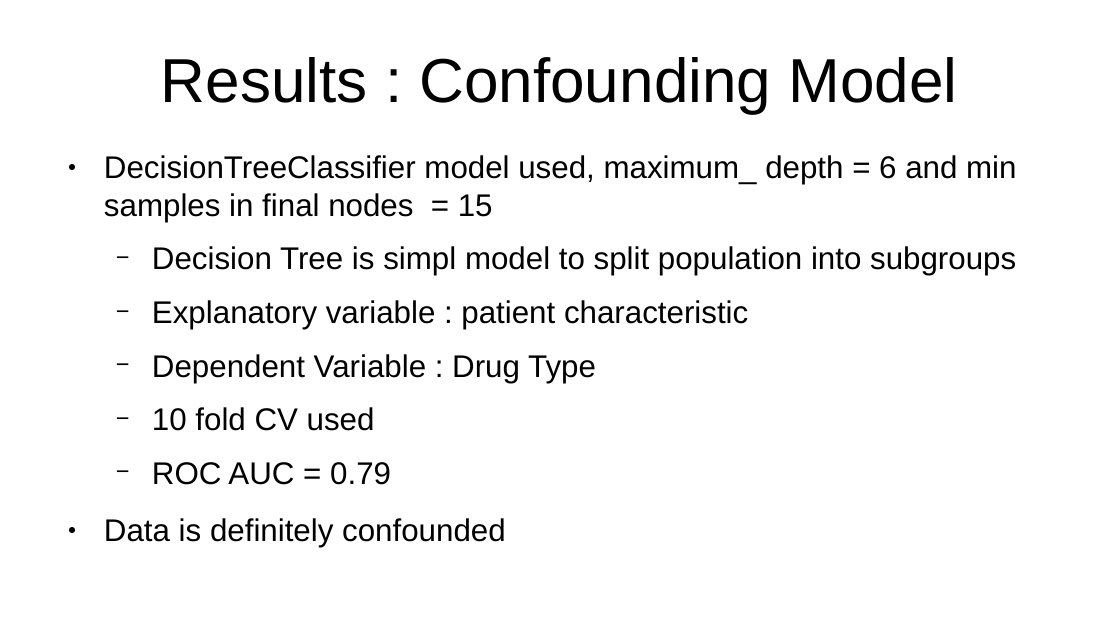
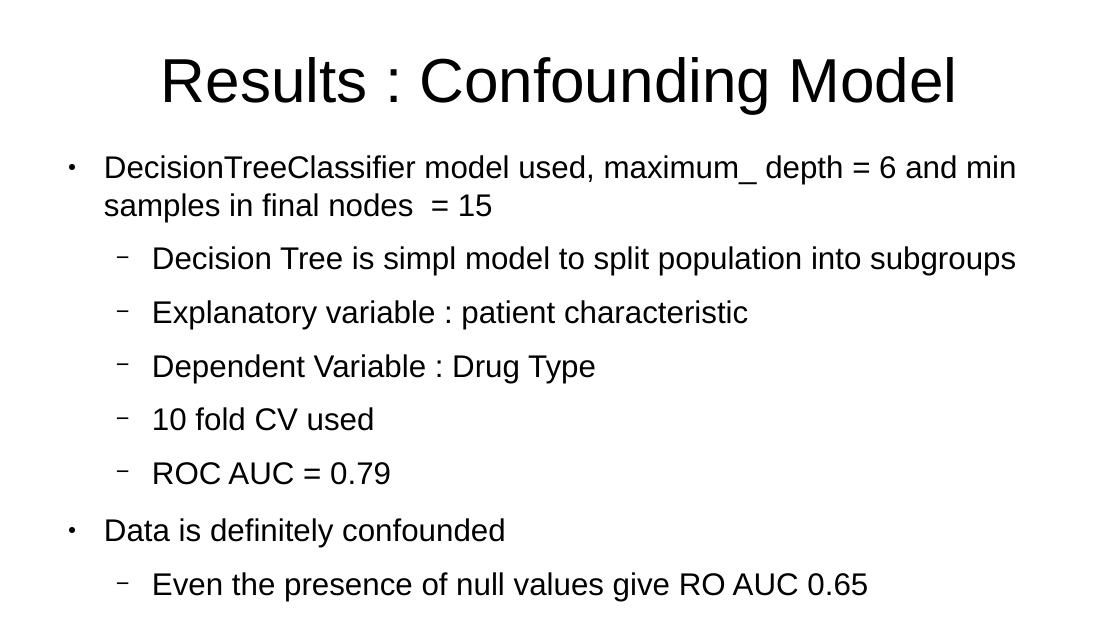
Before and after one commit to leexa90/RWD-drug-efficacy, a slide deck: slide 8 of ppt.odp. Drawn at 1120x630 pixels with LibreOffice and Linux fonts; fonts in the diff are those of the drawing. Boxes give left, top, right and bottom in pixels: in the first picture for what was removed or moved away, otherwise in the second. Text is boxed around its words. In the diff, an @@ line names an element or a change of style, - is before the commit and + after.

```diff
--- a/ppt.odp
+++ b/ppt.odp
@@ text at (152, 572, 868, 601): paragraph added @@
+  − Even the presence of null values give RO AUC 0.65
```
Also in this commit, not shown: 2 other slides changed, 2 other files.
